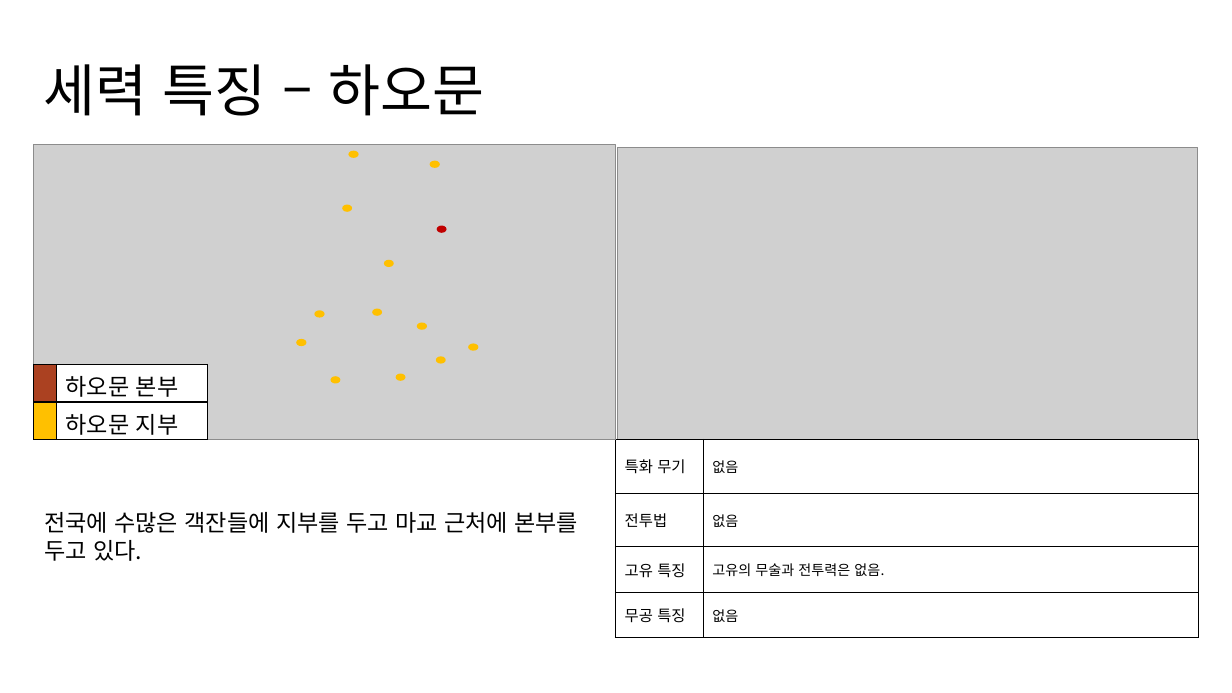
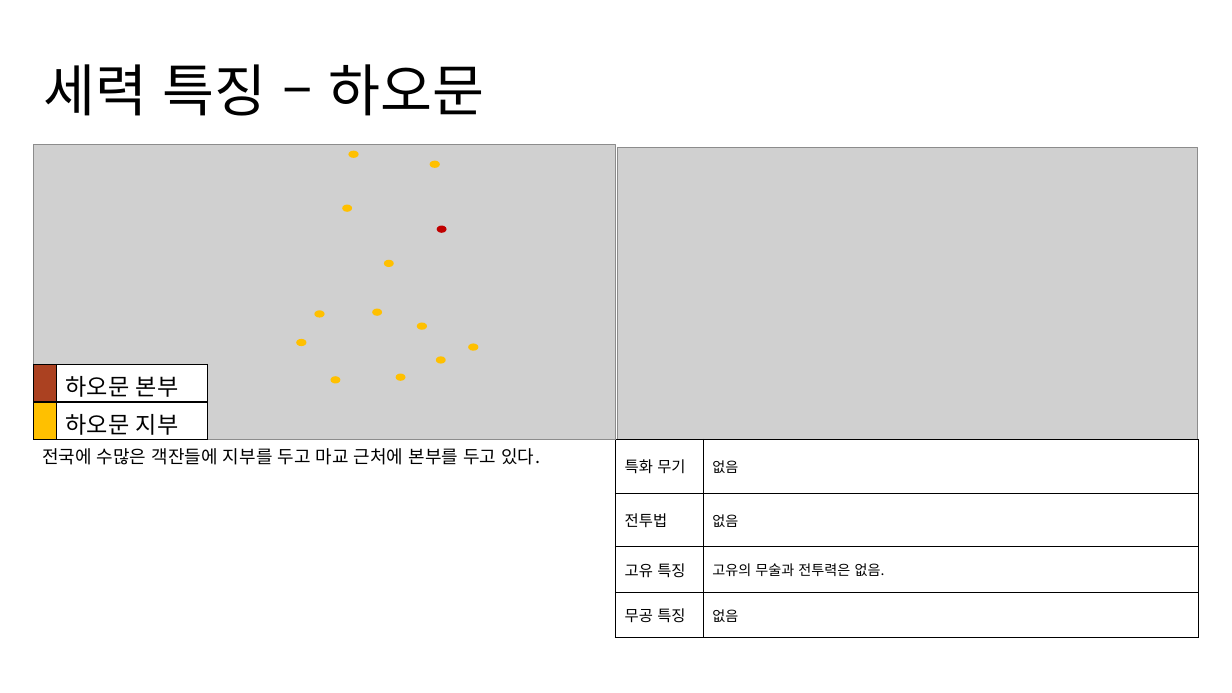
Before and after one commit to yjk0401/unityenginebasic_9th, a slide deck: slide 19 of 기획/세력 기획서.pptx (slide 15 before the commit). Drawn at 1232x693 pixels with LibreOffice and Linux fonts; fonts in the diff are those of the drawing; grey boxes stand for pictures. Boxes give left, top, right and bottom in pixels: in the first picture for what was removed or moved away, otherwise in the second. Text is boxed around its words. In the diff, an @@ line names an element or a change of style, - is before the commit and + after.

```diff
--- a/기획/세력 기획서.pptx
+++ b/기획/세력 기획서.pptx
@@ text "전국에 수많은 객잔들에 지부를 두고 ...": place and size @@
-text "전국에 수많은 객잔들에 지부를 두고 ..." at [44, 512, 578, 561]
+text "전국에 수많은 객잔들에 지부를 두고 ..." at [42, 448, 540, 465]
@@ text "전국에 수많은 객잔들에 지부를 두고 ..." at [42, 448, 540, 465]: size 18 to 14 pt @@
```
Also in this commit, not shown: 12 other slides changed, 4 slides added, 4 other files.
